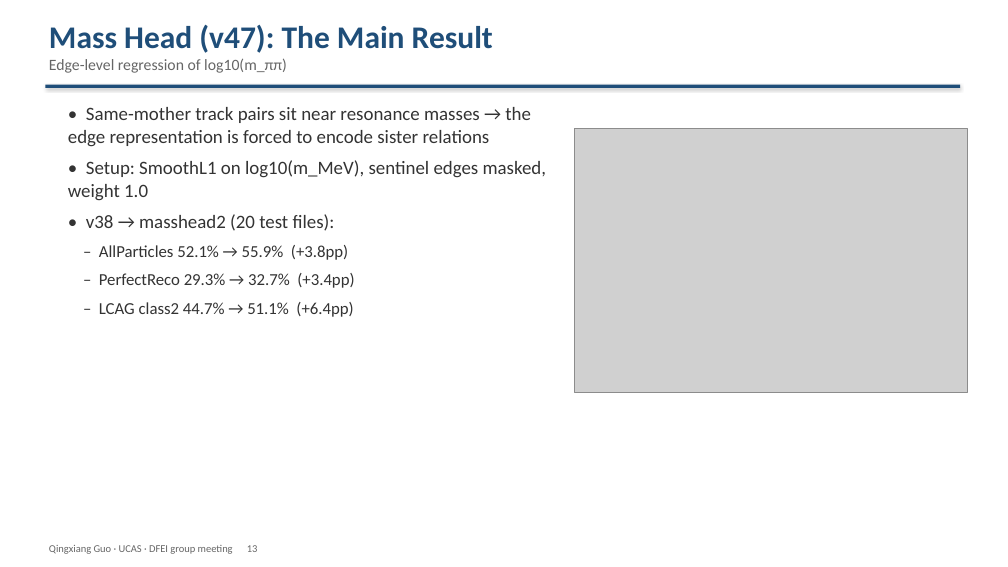
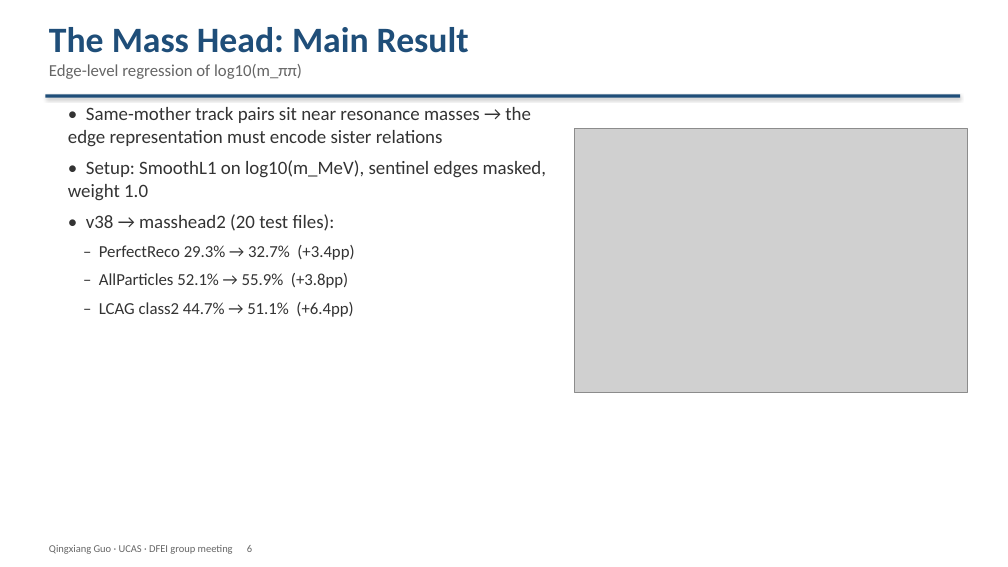
Before and after one commit to Aniedrew/dfei_ift, a slide deck: slide 6 of meeting_figs/DFEI_progress_20260902_EN.pptx (slide 13 before the commit). Drawn at 1008x567 pixels with LibreOffice and Linux fonts; fonts in the diff are those of the drawing; grey boxes stand for pictures. Boxes give left, top, right and bottom in pixels: in the first picture for what was removed or moved away, otherwise in the second. Text is boxed around its words. In the diff, an @@ line names an element or a change of style, - is before the commit and + after.

Commit message:
docs: restructure deck v3 (theme-based, line chart, larger title)

```diff
--- a/meeting_figs/DFEI_progress_20260902_EN.pptx
+++ b/meeting_figs/DFEI_progress_20260902_EN.pptx
@@ text at (49, 27, 469, 53): text changed; size 30 to 34 pt @@
-Mass Head (v47): The Main Result
+The Mass Head: Main Result
@@ text at (49, 64, 302, 79): size 15 to 16 pt in "Edge-level regression of log10(m_ππ)" @@
@@ rectangle: place and size @@
-rectangle at (45, 85, 960, 88)
+rectangle at (45, 95, 960, 98)
@@ text at (68, 107, 531, 147): text changed @@
-• Same-mother track pairs sit near resonance masses → the edge representation is forced to encode sister relations
+• Same-mother track pairs sit near resonance masses → the edge representation must encode sister relations
@@ text at (99, 245, 354, 260): paragraph added @@
+– PerfectReco 29.3% → 32.7% (+3.4pp)
@@ text at (99, 273, 354, 288): paragraph removed @@
-– PerfectReco 29.3% → 32.7% (+3.4pp)
@@ text at (49, 545, 252, 554): text changed @@
-Qingxiang Guo · UCAS · DFEI group meeting 13
+Qingxiang Guo · UCAS · DFEI group meeting 6
```
Also in this commit, not shown: 4 other slides changed, 6 slides added, 20 slides removed, 3 other files.
